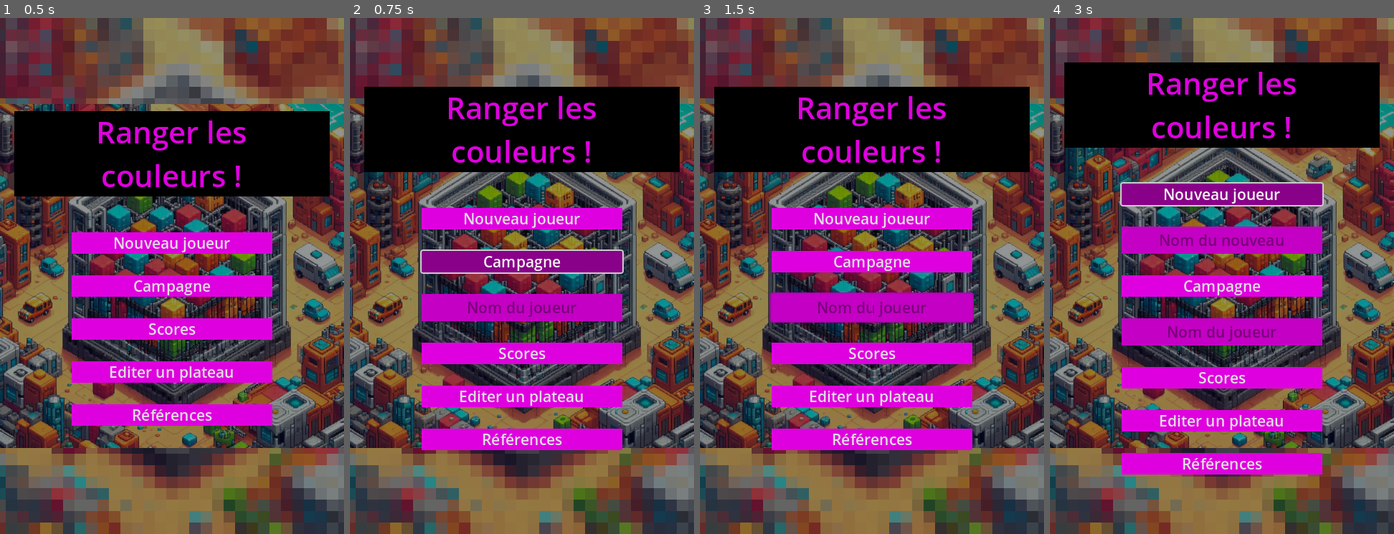
Above: before the commit, frames 1-4 (left to right).
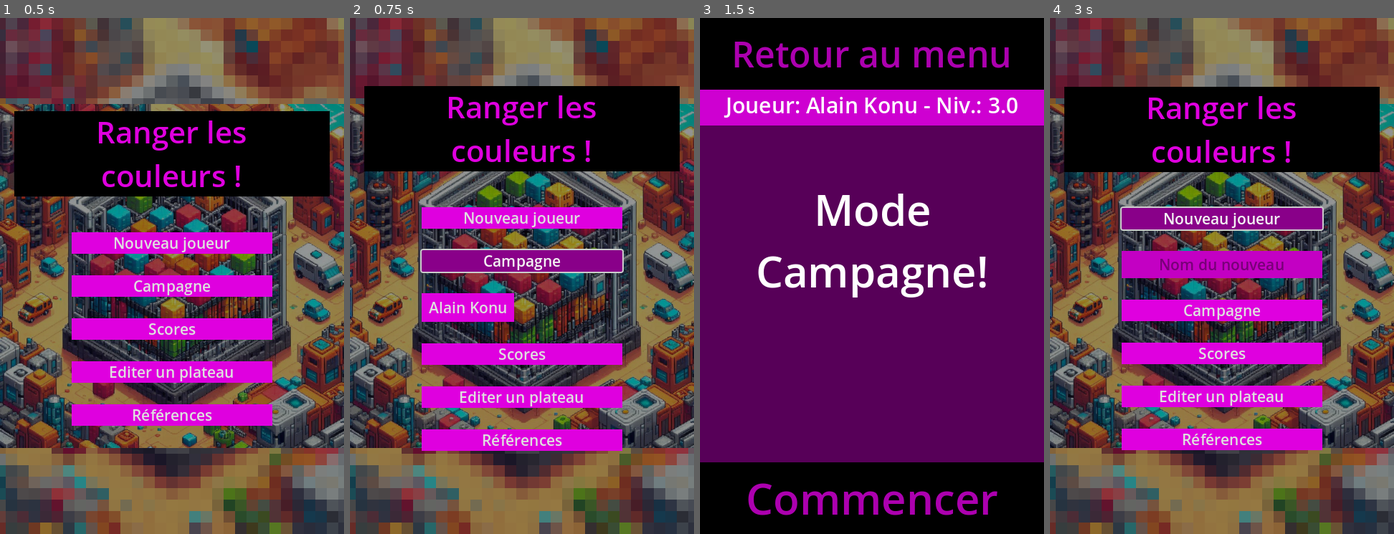
Above: after the commit, the same moments.

Repository: leguims/godot-color-sort-for-anna
Game: Godot game, scene res://Scenes/MenuPrincipal/menu_principal.tscn
Same seed, same stepped clock (60 frames per second), same inputs: the game is played once before the commit and once after it.
Inputs (mouse positions are in pixels of both pictures, inside the frame that each line leads up to):
- Up to frame 1 (0.5 s): no input
- Up to frame 2 (0.75 s): click "Campagne" at 0.5 s
- Up to frame 3 (1.5 s): click (816, 306) at 1.25 s, where only the run after the commit has a clickable "Alain Konu"
- Up to frame 4 (3 s): click (1222, 54) at 2 s, where only the run after the commit has a clickable "Retour au menu"; click "Nouveau joueur" at 2.75 s

Frame 1 is identical in both runs. In frame 2, 5.8% of the frame differs, in the area x 4-96%, y 13-84%; in frame 3, 99%, in the area x 0-100%, y 0-100%; in frame 4, 41%.

Commit message:
Ajout de tuile pour choisir la campagne + ajustement texte dans la barre d'info du joueur

Diff:
--- a/Scenes/Menu/menu.gd
+++ b/Scenes/Menu/menu.gd
@@ -18,7 +18,12 @@
 	var nom = GestionScore.lire_le_nom_du_joueur_actuel()
 	var niveau = str(GestionScore.lire_le_niveau_du_joueur_actuel())
 	var indice_plateau = str(GestionScore.lire_indice_plateau_du_joueur_actuel())
-	$InfosJoueur.text = "[center][font_size=30]Joueur: " + nom + " - Niveau: " + niveau + "." + indice_plateau + "[/font_size][/center]"
+	if nom.length() <= 6:
+		$InfosJoueur.text = "[center][font_size=30]Joueur: " + nom + " - Niveau: " + niveau + "." + indice_plateau + "[/font_size][/center]"
+	elif  nom.length() <= 10:
+		$InfosJoueur.text = "[center][font_size=30]Joueur: " + nom + " - Niv.: " + niveau + "." + indice_plateau + "[/font_size][/center]"
+	else:
+		$InfosJoueur.text = "[center][font_size=30]Joueur: " + nom.substr(0,8) + ". - Niv.: " + niveau + "." + indice_plateau + "[/font_size][/center]"
 
 # Méthodes d'ajustement de la scene
 func modifier_tempo_message(nouvelle_tempo: float) -> void:
--- a/Scenes/MenuPrincipal/menu_principal.gd
+++ b/Scenes/MenuPrincipal/menu_principal.gd
@@ -38,22 +38,55 @@
 		$Marge/HBoxContainer/VBoxContainer/Marge/VBoxContainer/TexteJoueur.placeholder_text = 'Ok !'
 
 
-
 func _on_bouton_campagne_pressed() -> void:
-	if $Marge/HBoxContainer/VBoxContainer/Marge/VBoxContainer/TexteCampagne.is_visible_in_tree():
-		$Marge/HBoxContainer/VBoxContainer/Marge/VBoxContainer/TexteCampagne.hide()
+	if $Marge/HBoxContainer/VBoxContainer/Marge/VBoxContainer/JoueursCampagne.is_visible_in_tree():
+		$Marge/HBoxContainer/VBoxContainer/Marge/VBoxContainer/JoueursCampagne.hide()
+		_effacer_boutons_joueurs_campagne()
 	else:
-		$Marge/HBoxContainer/VBoxContainer/Marge/VBoxContainer/TexteCampagne.show()
+		_creer_boutons_joueurs_campagne()
+		$Marge/HBoxContainer/VBoxContainer/Marge/VBoxContainer/JoueursCampagne.show()
 
 
-func _on_texte_campagne_text_submitted(nom_joueur: String) -> void:
+func _creer_boutons_joueurs_campagne():
+	$Marge/HBoxContainer/VBoxContainer/Marge/VBoxContainer/JoueursCampagne.columns = 2
+	for nom_joueur in GestionScore.liste_des_joueurs():
+		# Ajouter des boutons ou des tuiles de sélection de profil
+		var button = Button.new()
+		button.text = nom_joueur
+		button.add_theme_font_size_override("font_size", 21)
+
+		# Créer un StyleBoxFlat pour le hover et normal
+		var normal_style = StyleBoxFlat.new()
+		normal_style.bg_color = Color.html("df00df")
+		normal_style.content_margin_left = 10
+		normal_style.content_margin_right = 10
+		normal_style.content_margin_top = 5
+		normal_style.content_margin_bottom = 5
+		button.add_theme_stylebox_override("normal", normal_style)
+		var hover_style = StyleBoxFlat.new()
+		hover_style.bg_color = Color.html("890089")
+		hover_style.content_margin_left = 10
+		hover_style.content_margin_right = 10
+		hover_style.content_margin_top = 5
+		hover_style.content_margin_bottom = 5
+		button.add_theme_stylebox_override("hover", hover_style)
+
+		button.connect("pressed", _on_joueurs_campagne_pressed.bind(nom_joueur))
+		$Marge/HBoxContainer/VBoxContainer/Marge/VBoxContainer/JoueursCampagne.add_child(button)
+
+
+func _effacer_boutons_joueurs_campagne():
+	for child in $Marge/HBoxContainer/VBoxContainer/Marge/VBoxContainer/JoueursCampagne.get_children():
+		if child is Button:
+			remove_child(child)
+			child.queue_free()
+
+
+func _on_joueurs_campagne_pressed(nom_joueur: String) -> void:
 	print("Campagne avec le joueur : ", nom_joueur)
-	$Marge/HBoxContainer/VBoxContainer/Marge/VBoxContainer/TexteCampagne.clear()
 	if not GestionScore.choisir_le_joueur(nom_joueur):
 		print("Erreur : Le nom '" + nom_joueur + "' n'existe pas")
-		$Marge/HBoxContainer/VBoxContainer/Marge/VBoxContainer/TexteCampagne.placeholder_text = 'Erreur !'
 	else:
-		$Marge/HBoxContainer/VBoxContainer/Marge/VBoxContainer/TexteCampagne.placeholder_text = 'Ok !'
 		get_tree().change_scene_to_file("res://Scenes/Campagne/campagne.tscn")
 
 
--- a/Scenes/MenuPrincipal/menu_principal.tscn
+++ b/Scenes/MenuPrincipal/menu_principal.tscn
@@ -128,16 +128,9 @@
 theme_override_styles/normal = SubResource("StyleBoxFlat_mef5e")
 text = "Campagne"
 
-[node name="TexteCampagne" type="LineEdit" parent="Marge/HBoxContainer/VBoxContainer/Marge/VBoxContainer"]
+[node name="JoueursCampagne" type="GridContainer" parent="Marge/HBoxContainer/VBoxContainer/Marge/VBoxContainer"]
 visible = false
-self_modulate = Color(0.87451, 0, 0.87451, 1)
 layout_mode = 2
-theme_override_colors/font_placeholder_color = Color(0.537255, 0, 0.537255, 1)
-theme_override_colors/font_color = Color(0, 0, 0, 1)
-theme_override_font_sizes/font_size = 21
-theme_override_styles/normal = SubResource("StyleBoxFlat_w06fl")
-placeholder_text = "Nom du joueur"
-alignment = 1
 
 [node name="BoutonScores" type="Button" parent="Marge/HBoxContainer/VBoxContainer/Marge/VBoxContainer"]
 layout_mode = 2
@@ -163,7 +156,6 @@
 [connection signal="pressed" from="Marge/HBoxContainer/VBoxContainer/Marge/VBoxContainer/BoutonJoueur" to="." method="_on_bouton_joueur_pressed"]
 [connection signal="text_submitted" from="Marge/HBoxContainer/VBoxContainer/Marge/VBoxContainer/TexteJoueur" to="." method="_on_texte_joueur_text_submitted"]
 [connection signal="pressed" from="Marge/HBoxContainer/VBoxContainer/Marge/VBoxContainer/BoutonCampagne" to="." method="_on_bouton_campagne_pressed"]
-[connection signal="text_submitted" from="Marge/HBoxContainer/VBoxContainer/Marge/VBoxContainer/TexteCampagne" to="." method="_on_texte_campagne_text_submitted"]
 [connection signal="pressed" from="Marge/HBoxContainer/VBoxContainer/Marge/VBoxContainer/BoutonScores" to="." method="_on_bouton_scores_pressed"]
 [connection signal="pressed" from="Marge/HBoxContainer/VBoxContainer/Marge/VBoxContainer/BoutonEditerPlateau" to="." method="_on_bouton_editer_plateau_pressed"]
 [connection signal="pressed" from="Marge/HBoxContainer/VBoxContainer/Marge/VBoxContainer/BoutonRéférences" to="." method="_on_bouton_références_pressed"]
Not shown, changed: Readme.md
